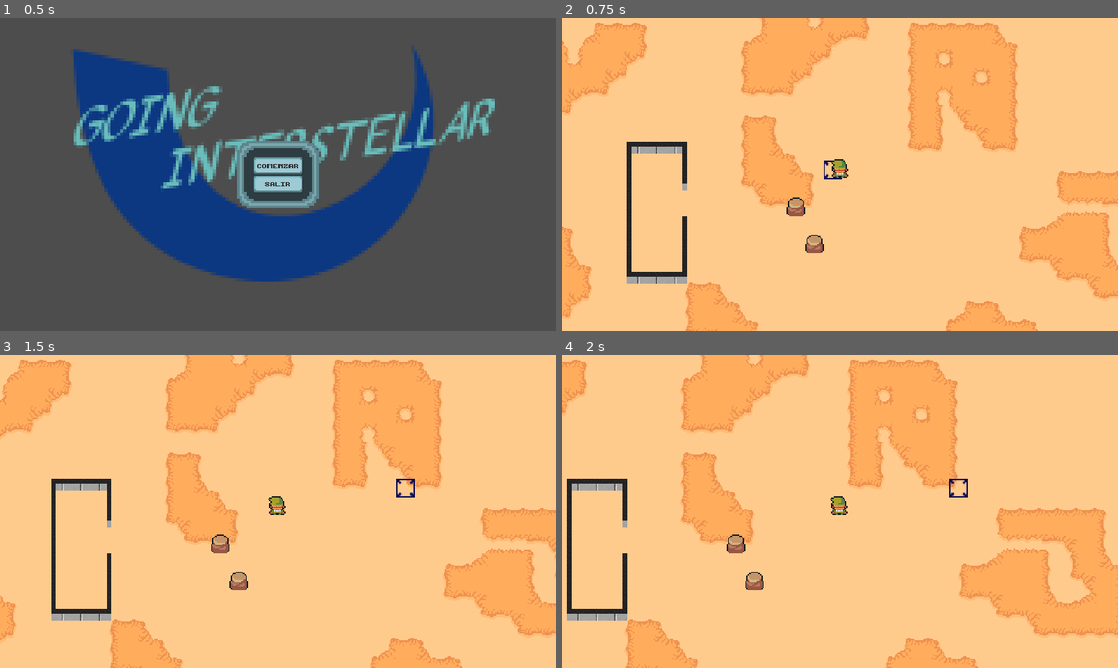
Above: before the commit, frames 1-4 (two rows, left to right).
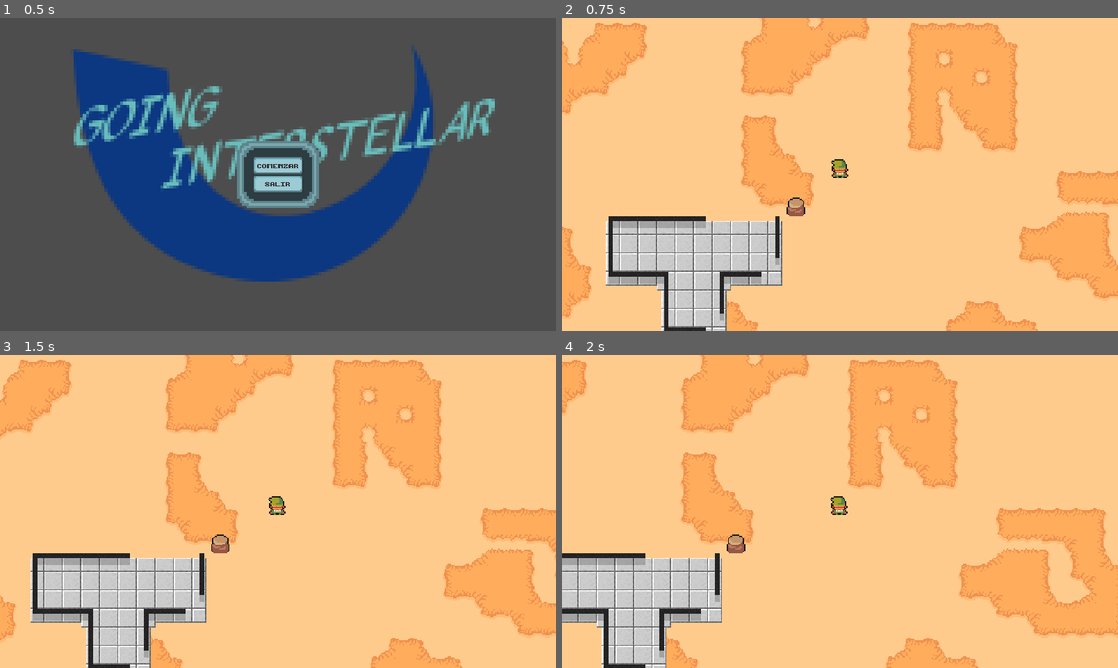
Above: after the commit, the same moments.

Repository: ptourne/uncert-titan
Game: Godot game, scene res://UI/StartMenu/start_menu.tscn
Two runs of this game, one before a commit and one after it. Both use one fixed random seed, a clock stepped at 60 frames per second and the inputs below.
Inputs (mouse positions are in pixels of both pictures, inside the frame that each line leads up to):
- Up to frame 1 (0.5 s): no input
- Up to frame 2 (0.75 s): click "COMENZAR" at 0.5 s
- Up to frame 3 (1.5 s): tap Enter at 1.25 s; move the mouse to (400, 495) at 1.27 s; hold D (ui_right) from 1.28 s (still down)
- Up to frame 4 (2 s): keep holding D (ui_right)

Frame 1 is identical in both runs. In frame 2, 9.2% of the frame differs, in the area x 7-51%, y 39-100%; in frame 3, 9.1%; in frame 4, 8.6%.
Error after the commit: Parse Error: Expected identifier after "." for attribute access. (res://Game/game.tscn::GDScript_af865:42)

Commit message:
- Floor and walls

Diff:
--- a/Game/game.tscn
+++ b/Game/game.tscn
@@ -6,12 +6,14 @@
 [ext_resource type="Texture2D" uid="uid://dcid6qfka3obt" path="res://assets/Tilesets/TilesetNature.png" id="3_m3exg"]
 [ext_resource type="Texture2D" uid="uid://dn5wgmed2poxr" path="res://assets/grid/Walls.png" id="4_fgii8"]
 [ext_resource type="PackedScene" uid="uid://c554rdx5sfkqi" path="res://Player/player.tscn" id="4_oank5"]
+[ext_resource type="Texture2D" uid="uid://w1rdb8r524rc" path="res://assets/grid/Floor.png" id="5_6xpj0"]
 [ext_resource type="PackedScene" uid="uid://di7eng28gg3cc" path="res://UI/PauseMenu/pause_menu.tscn" id="6_edt4b"]
 
 [sub_resource type="GDScript" id="GDScript_af865"]
 script/source = "extends Node2D
 
 @onready var tile_map = $TileMap
+@onready var player = $TileMap/Player
 
 
 # Called when the node enters the scene tree for the first time.
@@ -21,6 +23,8 @@
 var GROUND_LAYER = 0
 var OBSTACLES_LAYER = 2
 var SELECTOR_LAYER = 3
+var ROOF_LAYER = 4
+
 var ID_SELECTOR_TILE = 100
 var ID_NATURE_TILE = 60
 var ROCK_ATLAS_POSITION = Vector2i(15,9)
@@ -37,12 +41,19 @@
 		tile_map.set_cells_terrain_connect(OBSTACLES_LAYER, [clicked_tile_position], 1, 0)
 
 
+
 #
 #func _input(event):
 #	if Input.is_action_just_pressed(\"click\"):
 #		var clicked_tile_position = tile_map.local_to_map(get_global_mouse_position())
 #		#tile_map.set_cell(OBSTACLES_LAYER, clicked_tile_position, ID_NATURE_TILE, ROCK_ATLAS_POSITION, 0)
 #		tile_map.set_cells_terrain_connect(OBSTACLES_LAYER, [clicked_tile_position], 1, 0)
+
+
+func _on_player_item_rect_changed():
+	var player_position = player.
+	var standing_tile = tile_map.get_cell_tile_data(ROOF_LAYER, player_position)
+	print(standing_tile)
 "
 
 [sub_resource type="TileSetAtlasSource" id="TileSetAtlasSource_ul0e7"]
@@ -1997,14 +2008,13 @@
 0:0/0/physics_layer_0/linear_velocity = Vector2(0, 0)
 0:0/0/physics_layer_0/angular_velocity = 0.0
 
-[sub_resource type="TileSetAtlasSource" id="TileSetAtlasSource_17xmc"]
-texture = ExtResource("4_fgii8")
+[sub_resource type="TileSetAtlasSource" id="TileSetAtlasSource_6sqag"]
+texture = ExtResource("5_6xpj0")
 0:0/0 = 0
 0:0/0/terrain_set = 1
 0:0/0/terrain = 0
 0:0/0/physics_layer_0/linear_velocity = Vector2(0, 0)
 0:0/0/physics_layer_0/angular_velocity = 0.0
-0:0/0/physics_layer_0/polygon_0/points = PackedVector2Array(-2, -2, 8, -2, 8, 2, 2, 2, 2, 8, -2, 8)
 0:0/0/terrains_peering_bit/right_side = 0
 0:0/0/terrains_peering_bit/bottom_side = 0
 1:0/0 = 0
@@ -2012,7 +2022,6 @@
 1:0/0/terrain = 0
 1:0/0/physics_layer_0/linear_velocity = Vector2(0, 0)
 1:0/0/physics_layer_0/angular_velocity = 0.0
-1:0/0/physics_layer_0/polygon_0/points = PackedVector2Array(-8, -2, 8, -2, 8, 2, 2, 2, 2, 8, -2, 8, -2, 2, -8, 2)
 1:0/0/terrains_peering_bit/right_side = 0
 1:0/0/terrains_peering_bit/bottom_side = 0
 1:0/0/terrains_peering_bit/left_side = 0
@@ -2021,7 +2030,6 @@
 2:0/0/terrain = 0
 2:0/0/physics_layer_0/linear_velocity = Vector2(0, 0)
 2:0/0/physics_layer_0/angular_velocity = 0.0
-2:0/0/physics_layer_0/polygon_0/points = PackedVector2Array(2, -2, 2, 8, -2, 8, -2, 2, -8, 2, -8, -2)
 2:0/0/terrains_peering_bit/bottom_side = 0
 2:0/0/terrains_peering_bit/left_side = 0
 3:0/0 = 0
@@ -2029,14 +2037,12 @@
 3:0/0/terrain = 0
 3:0/0/physics_layer_0/linear_velocity = Vector2(0, 0)
 3:0/0/physics_layer_0/angular_velocity = 0.0
-3:0/0/physics_layer_0/polygon_0/points = PackedVector2Array(-2, 8, -2, -2, 2, -2, 2, 8)
 3:0/0/terrains_peering_bit/bottom_side = 0
 0:1/0 = 0
 0:1/0/terrain_set = 1
 0:1/0/terrain = 0
 0:1/0/physics_layer_0/linear_velocity = Vector2(0, 0)
 0:1/0/physics_layer_0/angular_velocity = 0.0
-0:1/0/physics_layer_0/polygon_0/points = PackedVector2Array(-2, 8, -2, -8, 2, -8, 2, -2, 8, -2, 8, 2, 2, 2, 2, 8)
 0:1/0/terrains_peering_bit/right_side = 0
 0:1/0/terrains_peering_bit/bottom_side = 0
 0:1/0/terrains_peering_bit/top_side = 0
@@ -2045,7 +2051,6 @@
 1:1/0/terrain = 0
 1:1/0/physics_layer_0/linear_velocity = Vector2(0, 0)
 1:1/0/physics_layer_0/angular_velocity = 0.0
-1:1/0/physics_layer_0/polygon_0/points = PackedVector2Array(8, 2, 2.0625, 2, 2, 8, -2, 8, -2, 2, -8, 2, -8, -2, -2, -2, -2, -8, 2, -8, 2, -2, 8, -2)
 1:1/0/terrains_peering_bit/right_side = 0
 1:1/0/terrains_peering_bit/bottom_side = 0
 1:1/0/terrains_peering_bit/left_side = 0
@@ -2055,7 +2060,6 @@
 2:1/0/terrain = 0
 2:1/0/physics_layer_0/linear_velocity = Vector2(0, 0)
 2:1/0/physics_layer_0/angular_velocity = 0.0
-2:1/0/physics_layer_0/polygon_0/points = PackedVector2Array(2, -8, 2, 8, -2, 8, -2, 2, -8, 2, -8, -2, -2, -2, -2, -8)
 2:1/0/terrains_peering_bit/bottom_side = 0
 2:1/0/terrains_peering_bit/left_side = 0
 2:1/0/terrains_peering_bit/top_side = 0
@@ -2064,7 +2068,6 @@
 3:1/0/terrain = 0
 3:1/0/physics_layer_0/linear_velocity = Vector2(0, 0)
 3:1/0/physics_layer_0/angular_velocity = 0.0
-3:1/0/physics_layer_0/polygon_0/points = PackedVector2Array(-2, 8, -2, -8, 2, -8, 2, 8)
 3:1/0/terrains_peering_bit/bottom_side = 0
 3:1/0/terrains_peering_bit/top_side = 0
 0:2/0 = 0
@@ -2072,7 +2075,6 @@
 0:2/0/terrain = 0
 0:2/0/physics_layer_0/linear_velocity = Vector2(0, 0)
 0:2/0/physics_layer_0/angular_velocity = 0.0
-0:2/0/physics_layer_0/polygon_0/points = PackedVector2Array(-2, 2, -2, -8, 2, -8, 2, -2, 8, -2, 8, 2)
 0:2/0/terrains_peering_bit/right_side = 0
 0:2/0/terrains_peering_bit/top_side = 0
 1:2/0 = 0
@@ -2080,7 +2082,6 @@
 1:2/0/terrain = 0
 1:2/0/physics_layer_0/linear_velocity = Vector2(0, 0)
 1:2/0/physics_layer_0/angular_velocity = 0.0
-1:2/0/physics_layer_0/polygon_0/points = PackedVector2Array(8, 2, -8, 2, -8, -2, -2, -2, -2, -8, 2, -8, 2, -2, 8, -2)
 1:2/0/terrains_peering_bit/right_side = 0
 1:2/0/terrains_peering_bit/left_side = 0
 1:2/0/terrains_peering_bit/top_side = 0
@@ -2089,44 +2090,377 @@
 2:2/0/terrain = 0
 2:2/0/physics_layer_0/linear_velocity = Vector2(0, 0)
 2:2/0/physics_layer_0/angular_velocity = 0.0
-2:2/0/physics_layer_0/polygon_0/points = PackedVector2Array(2, 2, -8, 2, -8, -2, -2, -2, -2, -8, 2, -8)
 2:2/0/terrains_peering_bit/left_side = 0
 2:2/0/terrains_peering_bit/top_side = 0
+3:2/0 = 0
+3:2/0/terrain_set = 1
+3:2/0/terrain = 0
+3:2/0/physics_layer_0/linear_velocity = Vector2(0, 0)
+3:2/0/physics_layer_0/angular_velocity = 0.0
+3:2/0/terrains_peering_bit/top_side = 0
 0:3/0 = 0
 0:3/0/terrain_set = 1
 0:3/0/terrain = 0
 0:3/0/physics_layer_0/linear_velocity = Vector2(0, 0)
 0:3/0/physics_layer_0/angular_velocity = 0.0
-0:3/0/physics_layer_0/polygon_0/points = PackedVector2Array(8, 2, -2, 2, -2, -2, 8, -2)
 0:3/0/terrains_peering_bit/right_side = 0
 1:3/0 = 0
 1:3/0/terrain_set = 1
 1:3/0/terrain = 0
 1:3/0/physics_layer_0/linear_velocity = Vector2(0, 0)
 1:3/0/physics_layer_0/angular_velocity = 0.0
-1:3/0/physics_layer_0/polygon_0/points = PackedVector2Array(-8, -2, 8, -2, 8, 2, -8, 2)
 1:3/0/terrains_peering_bit/right_side = 0
 1:3/0/terrains_peering_bit/left_side = 0
+2:3/0 = 0
+2:3/0/terrain_set = 1
+2:3/0/terrain = 0
+2:3/0/physics_layer_0/linear_velocity = Vector2(0, 0)
+2:3/0/physics_layer_0/angular_velocity = 0.0
+2:3/0/terrains_peering_bit/left_side = 0
 3:3/0 = 0
 3:3/0/terrain_set = 1
 3:3/0/terrain = 0
 3:3/0/physics_layer_0/linear_velocity = Vector2(0, 0)
 3:3/0/physics_layer_0/angular_velocity = 0.0
+
+[sub_resource type="TileSetAtlasSource" id="TileSetAtlasSource_17xmc"]
+texture = ExtResource("4_fgii8")
+0:0/0 = 0
+0:0/0/terrain_set = 1
+0:0/0/terrain = 1
+0:0/0/physics_layer_0/linear_velocity = Vector2(0, 0)
+0:0/0/physics_layer_0/angular_velocity = 0.0
+0:0/0/physics_layer_0/polygon_0/points = PackedVector2Array(-2, -2, 8, -2, 8, 2, 2, 2, 2, 8, -2, 8)
+0:0/0/terrains_peering_bit/right_side = 1
+0:0/0/terrains_peering_bit/bottom_side = 1
+1:0/0 = 0
+1:0/0/terrain_set = 1
+1:0/0/terrain = 1
+1:0/0/physics_layer_0/linear_velocity = Vector2(0, 0)
+1:0/0/physics_layer_0/angular_velocity = 0.0
+1:0/0/physics_layer_0/polygon_0/points = PackedVector2Array(-8, -2, 8, -2, 8, 2, 2, 2, 2, 8, -2, 8, -2, 2, -8, 2)
+1:0/0/terrains_peering_bit/right_side = 1
+1:0/0/terrains_peering_bit/bottom_side = 1
+1:0/0/terrains_peering_bit/left_side = 1
+2:0/0 = 0
+2:0/0/terrain_set = 1
+2:0/0/terrain = 1
+2:0/0/physics_layer_0/linear_velocity = Vector2(0, 0)
+2:0/0/physics_layer_0/angular_velocity = 0.0
+2:0/0/physics_layer_0/polygon_0/points = PackedVector2Array(2, -2, 2, 8, -2, 8, -2, 2, -8, 2, -8, -2)
+2:0/0/terrains_peering_bit/bottom_side = 1
+2:0/0/terrains_peering_bit/left_side = 1
+3:0/0 = 0
+3:0/0/terrain_set = 1
+3:0/0/terrain = 1
+3:0/0/physics_layer_0/linear_velocity = Vector2(0, 0)
+3:0/0/physics_layer_0/angular_velocity = 0.0
+3:0/0/physics_layer_0/polygon_0/points = PackedVector2Array(-2, 8, -2, -2, 2, -2, 2, 8)
+3:0/0/terrains_peering_bit/bottom_side = 1
+0:1/0 = 0
+0:1/0/terrain_set = 1
+0:1/0/terrain = 1
+0:1/0/physics_layer_0/linear_velocity = Vector2(0, 0)
+0:1/0/physics_layer_0/angular_velocity = 0.0
+0:1/0/physics_layer_0/polygon_0/points = PackedVector2Array(-2, 8, -2, -8, 2, -8, 2, -2, 8, -2, 8, 2, 2, 2, 2, 8)
+0:1/0/terrains_peering_bit/right_side = 1
+0:1/0/terrains_peering_bit/bottom_side = 1
+0:1/0/terrains_peering_bit/top_side = 1
+1:1/0 = 0
+1:1/0/terrain_set = 1
+1:1/0/terrain = 1
+1:1/0/physics_layer_0/linear_velocity = Vector2(0, 0)
+1:1/0/physics_layer_0/angular_velocity = 0.0
+1:1/0/physics_layer_0/polygon_0/points = PackedVector2Array(8, 2, 2.0625, 2, 2, 8, -2, 8, -2, 2, -8, 2, -8, -2, -2, -2, -2, -8, 2, -8, 2, -2, 8, -2)
+1:1/0/terrains_peering_bit/right_side = 1
+1:1/0/terrains_peering_bit/bottom_side = 1
+1:1/0/terrains_peering_bit/left_side = 1
+1:1/0/terrains_peering_bit/top_side = 1
+2:1/0 = 0
+2:1/0/terrain_set = 1
+2:1/0/terrain = 1
+2:1/0/physics_layer_0/linear_velocity = Vector2(0, 0)
+2:1/0/physics_layer_0/angular_velocity = 0.0
+2:1/0/physics_layer_0/polygon_0/points = PackedVector2Array(2, -8, 2, 8, -2, 8, -2, 2, -8, 2, -8, -2, -2, -2, -2, -8)
+2:1/0/terrains_peering_bit/bottom_side = 1
+2:1/0/terrains_peering_bit/left_side = 1
+2:1/0/terrains_peering_bit/top_side = 1
+3:1/0 = 0
+3:1/0/terrain_set = 1
+3:1/0/terrain = 1
+3:1/0/physics_layer_0/linear_velocity = Vector2(0, 0)
+3:1/0/physics_layer_0/angular_velocity = 0.0
+3:1/0/physics_layer_0/polygon_0/points = PackedVector2Array(-2, 8, -2, -8, 2, -8, 2, 8)
+3:1/0/terrains_peering_bit/bottom_side = 1
+3:1/0/terrains_peering_bit/top_side = 1
+0:2/0 = 0
+0:2/0/terrain_set = 1
+0:2/0/terrain = 1
+0:2/0/physics_layer_0/linear_velocity = Vector2(0, 0)
+0:2/0/physics_layer_0/angular_velocity = 0.0
+0:2/0/physics_layer_0/polygon_0/points = PackedVector2Array(-2, 2, -2, -8, 2, -8, 2, -2, 8, -2, 8, 2)
+0:2/0/terrains_peering_bit/right_side = 1
+0:2/0/terrains_peering_bit/top_side = 1
+1:2/0 = 0
+1:2/0/terrain_set = 1
+1:2/0/terrain = 1
+1:2/0/physics_layer_0/linear_velocity = Vector2(0, 0)
+1:2/0/physics_layer_0/angular_velocity = 0.0
+1:2/0/physics_layer_0/polygon_0/points = PackedVector2Array(8, 2, -8, 2, -8, -2, -2, -2, -2, -8, 2, -8, 2, -2, 8, -2)
+1:2/0/terrains_peering_bit/right_side = 1
+1:2/0/terrains_peering_bit/left_side = 1
+1:2/0/terrains_peering_bit/top_side = 1
+2:2/0 = 0
+2:2/0/terrain_set = 1
+2:2/0/terrain = 1
+2:2/0/physics_layer_0/linear_velocity = Vector2(0, 0)
+2:2/0/physics_layer_0/angular_velocity = 0.0
+2:2/0/physics_layer_0/polygon_0/points = PackedVector2Array(2, 2, -8, 2, -8, -2, -2, -2, -2, -8, 2, -8)
+2:2/0/terrains_peering_bit/left_side = 1
+2:2/0/terrains_peering_bit/top_side = 1
+0:3/0 = 0
+0:3/0/terrain_set = 1
+0:3/0/terrain = 1
+0:3/0/physics_layer_0/linear_velocity = Vector2(0, 0)
+0:3/0/physics_layer_0/angular_velocity = 0.0
+0:3/0/physics_layer_0/polygon_0/points = PackedVector2Array(8, 2, -2, 2, -2, -2, 8, -2)
+0:3/0/terrains_peering_bit/right_side = 1
+1:3/0 = 0
+1:3/0/terrain_set = 1
+1:3/0/terrain = 1
+1:3/0/physics_layer_0/linear_velocity = Vector2(0, 0)
+1:3/0/physics_layer_0/angular_velocity = 0.0
+1:3/0/physics_layer_0/polygon_0/points = PackedVector2Array(-8, -2, 8, -2, 8, 2, -8, 2)
+1:3/0/terrains_peering_bit/right_side = 1
+1:3/0/terrains_peering_bit/left_side = 1
+3:3/0 = 0
+3:3/0/terrain_set = 1
+3:3/0/terrain = 1
+3:3/0/physics_layer_0/linear_velocity = Vector2(0, 0)
+3:3/0/physics_layer_0/angular_velocity = 0.0
 3:3/0/physics_layer_0/polygon_0/points = PackedVector2Array(2, -2, 2, 2, -2, 2, -2, -2)
 3:2/0 = 0
 3:2/0/terrain_set = 1
-3:2/0/terrain = 0
+3:2/0/terrain = 1
 3:2/0/physics_layer_0/linear_velocity = Vector2(0, 0)
 3:2/0/physics_layer_0/angular_velocity = 0.0
 3:2/0/physics_layer_0/polygon_0/points = PackedVector2Array(2, -8, 2, 2, -2, 2, -2, -8)
-3:2/0/terrains_peering_bit/top_side = 0
+3:2/0/terrains_peering_bit/top_side = 1
 2:3/0 = 0
 2:3/0/terrain_set = 1
-2:3/0/terrain = 0
+2:3/0/terrain = 1
 2:3/0/physics_layer_0/linear_velocity = Vector2(0, 0)
 2:3/0/physics_layer_0/angular_velocity = 0.0
 2:3/0/physics_layer_0/polygon_0/points = PackedVector2Array(-8, -2, 2, -2, 2, 2, -8, 2)
-2:3/0/terrains_peering_bit/left_side = 0
+2:3/0/terrains_peering_bit/left_side = 1
+4:0/0 = 0
+4:0/0/terrain_set = 1
+4:0/0/physics_layer_0/linear_velocity = Vector2(0, 0)
+4:0/0/physics_layer_0/angular_velocity = 0.0
+5:0/0 = 0
+5:0/0/terrain_set = 1
+5:0/0/physics_layer_0/linear_velocity = Vector2(0, 0)
+5:0/0/physics_layer_0/angular_velocity = 0.0
+6:0/0 = 0
+6:0/0/terrain_set = 1
+6:0/0/physics_layer_0/linear_velocity = Vector2(0, 0)
+6:0/0/physics_layer_0/angular_velocity = 0.0
+7:0/0 = 0
+7:0/0/terrain_set = 1
+7:0/0/physics_layer_0/linear_velocity = Vector2(0, 0)
+7:0/0/physics_layer_0/angular_velocity = 0.0
+7:1/0 = 0
+7:1/0/terrain_set = 1
+7:1/0/physics_layer_0/linear_velocity = Vector2(0, 0)
+7:1/0/physics_layer_0/angular_velocity = 0.0
+7:2/0 = 0
+7:2/0/terrain_set = 1
+7:2/0/physics_layer_0/linear_velocity = Vector2(0, 0)
+7:2/0/physics_layer_0/angular_velocity = 0.0
+7:3/0 = 0
+7:3/0/terrain_set = 1
+7:3/0/physics_layer_0/linear_velocity = Vector2(0, 0)
+7:3/0/physics_layer_0/angular_velocity = 0.0
+6:3/0 = 0
+6:3/0/terrain_set = 1
+6:3/0/physics_layer_0/linear_velocity = Vector2(0, 0)
+6:3/0/physics_layer_0/angular_velocity = 0.0
+5:3/0 = 0
+5:3/0/terrain_set = 1
+5:3/0/physics_layer_0/linear_velocity = Vector2(0, 0)
+5:3/0/physics_layer_0/angular_velocity = 0.0
+4:3/0 = 0
+4:3/0/terrain_set = 1
+4:3/0/physics_layer_0/linear_velocity = Vector2(0, 0)
+4:3/0/physics_layer_0/angular_velocity = 0.0
+4:2/0 = 0
+4:2/0/terrain_set = 1
+4:2/0/physics_layer_0/linear_velocity = Vector2(0, 0)
+4:2/0/physics_layer_0/angular_velocity = 0.0
+5:2/0 = 0
+5:2/0/terrain_set = 1
+5:2/0/physics_layer_0/linear_velocity = Vector2(0, 0)
+5:2/0/physics_layer_0/angular_velocity = 0.0
+6:2/0 = 0
+6:2/0/terrain_set = 1
+6:2/0/physics_layer_0/linear_velocity = Vector2(0, 0)
+6:2/0/physics_layer_0/angular_velocity = 0.0
+6:1/0 = 0
+6:1/0/terrain_set = 1
+6:1/0/physics_layer_0/linear_velocity = Vector2(0, 0)
+6:1/0/physics_layer_0/angular_velocity = 0.0
+5:1/0 = 0
+5:1/0/terrain_set = 1
+5:1/0/physics_layer_0/linear_velocity = Vector2(0, 0)
+5:1/0/physics_layer_0/angular_velocity = 0.0
+4:1/0 = 0
+4:1/0/terrain_set = 1
+4:1/0/physics_layer_0/linear_velocity = Vector2(0, 0)
+4:1/0/physics_layer_0/angular_velocity = 0.0
+0:4/0 = 0
+0:4/0/terrain_set = 1
+0:4/0/physics_layer_0/linear_velocity = Vector2(0, 0)
+0:4/0/physics_layer_0/angular_velocity = 0.0
+1:4/0 = 0
+1:4/0/terrain_set = 1
+1:4/0/physics_layer_0/linear_velocity = Vector2(0, 0)
+1:4/0/physics_layer_0/angular_velocity = 0.0
+2:4/0 = 0
+2:4/0/terrain_set = 1
+2:4/0/physics_layer_0/linear_velocity = Vector2(0, 0)
+2:4/0/physics_layer_0/angular_velocity = 0.0
+3:4/0 = 0
+3:4/0/terrain_set = 1
+3:4/0/physics_layer_0/linear_velocity = Vector2(0, 0)
+3:4/0/physics_layer_0/angular_velocity = 0.0
+3:5/0 = 0
+3:5/0/terrain_set = 1
+3:5/0/physics_layer_0/linear_velocity = Vector2(0, 0)
+3:5/0/physics_layer_0/angular_velocity = 0.0
+2:5/0 = 0
+2:5/0/terrain_set = 1
+2:5/0/physics_layer_0/linear_velocity = Vector2(0, 0)
+2:5/0/physics_layer_0/angular_velocity = 0.0
+1:5/0 = 0
+1:5/0/terrain_set = 1
+1:5/0/physics_layer_0/linear_velocity = Vector2(0, 0)
+1:5/0/physics_layer_0/angular_velocity = 0.0
+0:5/0 = 0
+0:5/0/terrain_set = 1
+0:5/0/physics_layer_0/linear_velocity = Vector2(0, 0)
+0:5/0/physics_layer_0/angular_velocity = 0.0
+0:6/0 = 0
+0:6/0/terrain_set = 1
+0:6/0/physics_layer_0/linear_velocity = Vector2(0, 0)
+0:6/0/physics_layer_0/angular_velocity = 0.0
+1:6/0 = 0
+1:6/0/terrain_set = 1
+1:6/0/physics_layer_0/linear_velocity = Vector2(0, 0)
+1:6/0/physics_layer_0/angular_velocity = 0.0
+2:6/0 = 0
+2:6/0/terrain_set = 1
+2:6/0/physics_layer_0/linear_velocity = Vector2(0, 0)
+2:6/0/physics_layer_0/angular_velocity = 0.0
+3:6/0 = 0
+3:6/0/terrain_set = 1
+3:6/0/physics_layer_0/linear_velocity = Vector2(0, 0)
+3:6/0/physics_layer_0/angular_velocity = 0.0
+3:7/0 = 0
+3:7/0/terrain_set = 1
+3:7/0/physics_layer_0/linear_velocity = Vector2(0, 0)
+3:7/0/physics_layer_0/angular_velocity = 0.0
+2:7/0 = 0
+2:7/0/terrain_set = 1
+2:7/0/physics_layer_0/linear_velocity = Vector2(0, 0)
+2:7/0/physics_layer_0/angular_velocity = 0.0
+1:7/0 = 0
+1:7/0/terrain_set = 1
+1:7/0/physics_layer_0/linear_velocity = Vector2(0, 0)
+1:7/0/physics_layer_0/angular_velocity = 0.0
+0:7/0 = 0
+0:7/0/terrain_set = 1
+0:7/0/physics_layer_0/linear_velocity = Vector2(0, 0)
+0:7/0/physics_layer_0/angular_velocity = 0.0
+1:8/0 = 0
+1:8/0/terrain_set = 1
+1:8/0/physics_layer_0/linear_velocity = Vector2(0, 0)
+1:8/0/physics_layer_0/angular_velocity = 0.0
+2:8/0 = 0
+2:8/0/terrain_set = 1
+2:8/0/physics_layer_0/linear_velocity = Vector2(0, 0)
+2:8/0/physics_layer_0/angular_velocity = 0.0
+7:7/0 = 0
+7:7/0/terrain_set = 1
+7:7/0/physics_layer_0/linear_velocity = Vector2(0, 0)
+7:7/0/physics_layer_0/angular_velocity = 0.0
+7:6/0 = 0
+7:6/0/terrain_set = 1
+7:6/0/physics_layer_0/linear_velocity = Vector2(0, 0)
+7:6/0/physics_layer_0/angular_velocity = 0.0
+7:5/0 = 0
+7:5/0/terrain_set = 1
+7:5/0/physics_layer_0/linear_velocity = Vector2(0, 0)
+7:5/0/physics_layer_0/angular_velocity = 0.0
+7:4/0 = 0
+7:4/0/terrain_set = 1
+7:4/0/physics_layer_0/linear_velocity = Vector2(0, 0)
+7:4/0/physics_layer_0/angular_velocity = 0.0
+6:4/0 = 0
+6:4/0/terrain_set = 1
+6:4/0/physics_layer_0/linear_velocity = Vector2(0, 0)
+6:4/0/physics_layer_0/angular_velocity = 0.0
+5:4/0 = 0
+5:4/0/terrain_set = 1
+5:4/0/physics_layer_0/linear_velocity = Vector2(0, 0)
+5:4/0/physics_layer_0/angular_velocity = 0.0
+4:4/0 = 0
+4:4/0/terrain_set = 1
+4:4/0/physics_layer_0/linear_velocity = Vector2(0, 0)
+4:4/0/physics_layer_0/angular_velocity = 0.0
+4:5/0 = 0
+4:5/0/terrain_set = 1
+4:5/0/physics_layer_0/linear_velocity = Vector2(0, 0)
+4:5/0/physics_layer_0/angular_velocity = 0.0
+5:5/0 = 0
+5:5/0/terrain_set = 1
+5:5/0/physics_layer_0/linear_velocity = Vector2(0, 0)
+5:5/0/physics_layer_0/angular_velocity = 0.0
+6:5/0 = 0
+6:5/0/terrain_set = 1
+6:5/0/physics_layer_0/linear_velocity = Vector2(0, 0)
+6:5/0/physics_layer_0/angular_velocity = 0.0
+6:6/0 = 0
+6:6/0/terrain_set = 1
+6:6/0/physics_layer_0/linear_velocity = Vector2(0, 0)
+6:6/0/physics_layer_0/angular_velocity = 0.0
+5:6/0 = 0
+5:6/0/terrain_set = 1
+5:6/0/physics_layer_0/linear_velocity = Vector2(0, 0)
+5:6/0/physics_layer_0/angular_velocity = 0.0
+4:6/0 = 0
+4:6/0/terrain_set = 1
+4:6/0/physics_layer_0/linear_velocity = Vector2(0, 0)
+4:6/0/physics_layer_0/angular_velocity = 0.0
+4:7/0 = 0
+4:7/0/terrain_set = 1
+4:7/0/physics_layer_0/linear_velocity = Vector2(0, 0)
+4:7/0/physics_layer_0/angular_velocity = 0.0
+5:7/0 = 0
+5:7/0/terrain_set = 1
+5:7/0/physics_layer_0/linear_velocity = Vector2(0, 0)
+5:7/0/physics_layer_0/angular_velocity = 0.0
+6:7/0 = 0
+6:7/0/terrain_set = 1
+6:7/0/physics_layer_0/linear_velocity = Vector2(0, 0)
+6:7/0/physics_layer_0/angular_velocity = 0.0
+8:6/0 = 0
+8:6/0/terrain_set = 1
+8:6/0/physics_layer_0/linear_velocity = Vector2(0, 0)
+8:6/0/physics_layer_0/angular_velocity = 0.0
+8:5/0 = 0
+8:5/0/terrain_set = 1
+8:5/0/physics_layer_0/linear_velocity = Vector2(0, 0)
+8:5/0/physics_layer_0/angular_velocity = 0.0
 
 [sub_resource type="TileSetAtlasSource" id="TileSetAtlasSource_2osbb"]
 texture = ExtResource("3_m3exg")
@@ -3284,12 +3618,15 @@
 terrain_set_0/terrain_1/name = "Rock"
 terrain_set_0/terrain_1/color = Color(0.513726, 0.176471, 0.776471, 1)
 terrain_set_1/mode = 2
-terrain_set_1/terrain_0/name = "Walls"
-terrain_set_1/terrain_0/color = Color(0.121569, 0.341176, 0.807843, 1)
+terrain_set_1/terrain_0/name = "Floor"
+terrain_set_1/terrain_0/color = Color(0.239216, 0.321569, 0.792157, 1)
+terrain_set_1/terrain_1/name = "Walls"
+terrain_set_1/terrain_1/color = Color(0.690196, 0, 0.780392, 1)
 sources/0 = SubResource("TileSetAtlasSource_ul0e7")
 sources/100 = SubResource("TileSetAtlasSource_5iiny")
 sources/60 = SubResource("TileSetAtlasSource_2osbb")
 sources/4 = SubResource("TileSetAtlasSource_17xmc")
+sources/2 = SubResource("TileSetAtlasSource_6sqag")
 
 [sub_resource type="GDScript" id="GDScript_yvhwt"]
 script/source = "extends TileMap
@@ -3324,14 +3661,35 @@
 layer_2/y_sort_enabled = true
 layer_2/y_sort_origin = 0
 layer_2/z_index = 1
-layer_2/tile_data = PackedInt32Array(65538, 983100, 9, 196611, 983100, 9, 393209, 4, 2, 327673, 196612, 1, 262137, 196612, 1, 196601, 196612, 1, 131065, 196612, 1, 65529, 196612, 1, -7, 196612, 1, -65543, 4, 0, 393212, 131076, 2, 393211, 65540, 3, 393210, 65540, 3, 196604, 196612, 0, 262140, 196612, 1, 327676, 196612, 1, -65542, 65540, 3, -65541, 65540, 3, -65540, 131076, 0, -4, 196612, 1, 65532, 196612, 2)
-layer_3/name = "Selector"
+layer_2/tile_data = PackedInt32Array(65538, 983100, 9)
+layer_3/name = "Floor"
 layer_3/enabled = true
 layer_3/modulate = Color(1, 1, 1, 1)
 layer_3/y_sort_enabled = false
 layer_3/y_sort_origin = 0
 layer_3/z_index = 0
-layer_3/tile_data = PackedInt32Array()
+layer_3/tile_data = PackedInt32Array(327681, 131074, 2, 262145, 131074, 1, 196609, 131074, 1, 131073, 131074, 0, 327680, 65538, 2, 262144, 65538, 1, 196608, 65538, 1, 131072, 65538, 0, 393215, 65538, 2, 327679, 65538, 1, 262143, 65538, 1, 196607, 65538, 0, 393214, 65538, 1, 327678, 65538, 1, 262142, 65538, 1, 196606, 65538, 0, 393213, 65538, 1, 327677, 65538, 1, 262141, 65538, 1, 196605, 65538, 0, 393212, 65538, 1, 327676, 65538, 1, 262140, 65538, 1, 196604, 65538, 0, 393211, 65538, 1, 327675, 65538, 1, 262139, 65538, 1, 196603, 65538, 0, 393210, 65538, 2, 327674, 65538, 1, 262138, 65538, 1, 196602, 65538, 0, 393209, 65538, 2, 327673, 65538, 1, 262137, 65538, 1, 196601, 65538, 0, 393208, 2, 2, 327672, 2, 1, 262136, 2, 1, 196600, 2, 0, 589822, 131074, 2, 524286, 131074, 1, 458750, 131074, 1, 589821, 65538, 2, 524285, 65538, 1, 458749, 65538, 1, 589820, 65538, 2, 524284, 65538, 1, 458748, 65538, 1, 589819, 2, 2, 524283, 2, 1, 458747, 2, 1)
+layer_4/name = "Walls"
+layer_4/enabled = true
+layer_4/modulate = Color(1, 1, 1, 1)
+layer_4/y_sort_enabled = false
+layer_4/y_sort_origin = 0
+layer_4/z_index = 0
+layer_4/tile_data = PackedInt32Array(393208, 4, 2, 327672, 196612, 1, 262136, 196612, 1, 196600, 4, 0, 393209, 65540, 3, 393210, 65540, 3, 393211, 131076, 0, 458747, 196612, 1, 524283, 196612, 1, 589819, 4, 2, 589820, 65540, 3, 589821, 131076, 3, 524286, 196612, 2, 458750, 196612, 1, 393214, 4, 0, 393215, 65540, 3, 327680, 131076, 3, 262145, 196612, 2, 196609, 196612, 1, 131073, 196612, 0, 196601, 65540, 3, 196602, 65540, 3, 196603, 65540, 3, 196604, 65540, 3, 196605, 131076, 3)
+layer_5/name = "Roof"
+layer_5/enabled = true
+layer_5/modulate = Color(1, 1, 1, 1)
+layer_5/y_sort_enabled = true
+layer_5/y_sort_origin = 0
+layer_5/z_index = 2
+layer_5/tile_data = PackedInt32Array()
+layer_6/name = "Selector"
+layer_6/enabled = true
+layer_6/modulate = Color(1, 1, 1, 1)
+layer_6/y_sort_enabled = false
+layer_6/y_sort_origin = 0
+layer_6/z_index = 0
+layer_6/tile_data = PackedInt32Array()
 script = SubResource("GDScript_yvhwt")
 
 [node name="Player" parent="World/TileMap" instance=ExtResource("4_oank5")]
@@ -3355,3 +3713,5 @@
 visible = false
 layout_mode = 1
 game_manager = NodePath("../../../../..")
+
+[connection signal="item_rect_changed" from="World/TileMap/Player" to="World" method="_on_player_item_rect_changed"]
--- a/Player/Player.gd
+++ b/Player/Player.gd
@@ -31,8 +31,6 @@
 	else:
 		return WALKING_FRICTION
 
-
-
 func _physics_process(delta):
 	var input_vector = Vector2.ZERO
 
--- a/UI/PauseMenu/pause_menu.tscn
+++ b/UI/PauseMenu/pause_menu.tscn
@@ -28,7 +28,7 @@
 
 [node name="PauseMenu" type="Control"]
 process_mode = 2
-z_index = 2
+z_index = 10
 layout_mode = 3
 anchors_preset = 15
 anchor_right = 1.0
--- a/UI/StartMenu/start_menu.tscn
+++ b/UI/StartMenu/start_menu.tscn
@@ -15,6 +15,7 @@
 "
 
 [node name="StartMenu" type="Control"]
+z_index = 10
 texture_filter = 1
 layout_mode = 3
 anchors_preset = 15
Not shown: 1 places in Game/game.tscn that only renumber resources
Binary file added: assets/grid/Floor.png
Not shown, added: assets/grid/Floor.png.import
Binary file changed: assets/grid/Walls.png
Not shown, added: assets/grid/Floor.pxo
Not shown, changed: assets/grid/Walls.pxo
